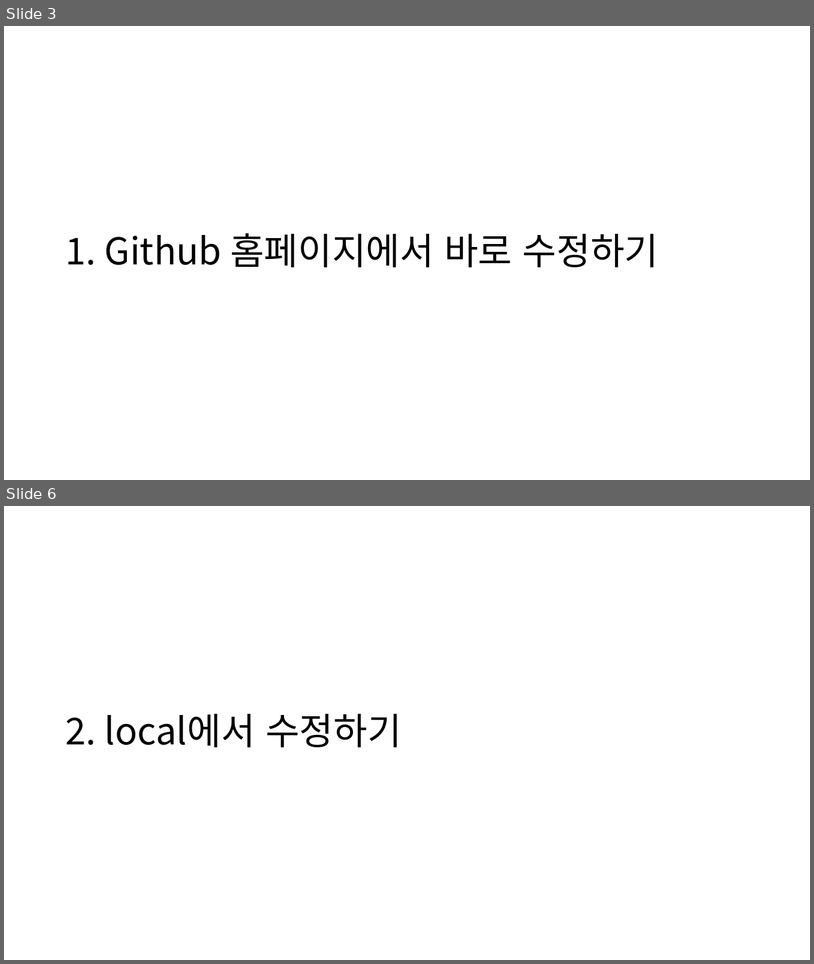
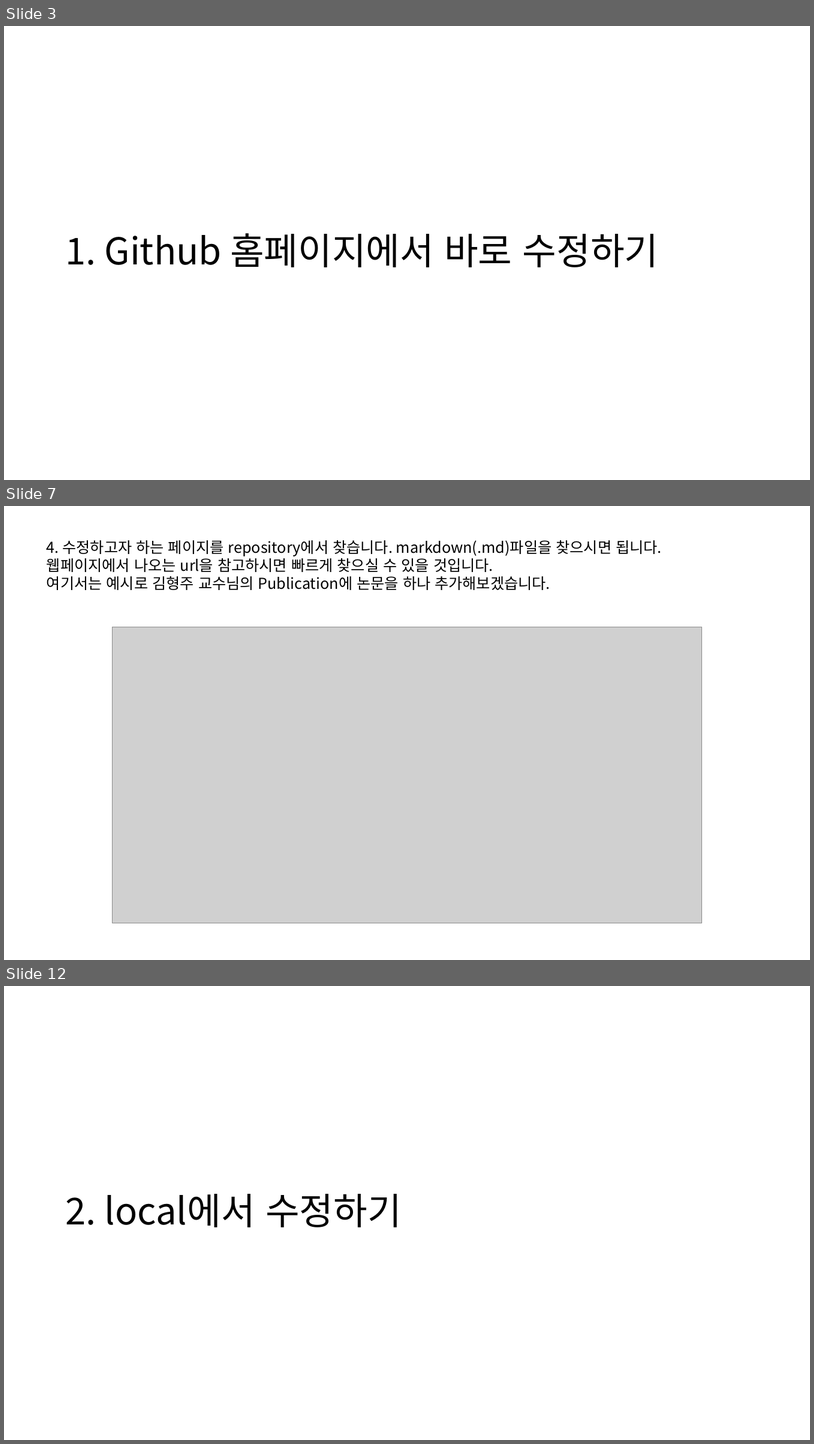
Before and after one commit to SNU-BDA-Lab/SNU-BDA-Lab.github.io, a slide deck: How_To_Use_Github_pages.pptx. Shown one above the other, each under a label of ours: slides 3 and 6 before the commit, slides 3, 7 and 12 after it; the slides between them are not shown. The pictures are 814x964 and 814x1444 pixels, drawn with LibreOffice and Linux fonts; fonts in the diff are those of the drawing; grey boxes stand for pictures. Boxes give left, top, right and bottom in pixels: in the first picture for what was removed or moved away, otherwise in the second. Text is boxed around its words. In the diff, an @@ line names an element or a change of style, - is before the commit and + after.

```diff
--- a/How_To_Use_Github_pages.pptx
+++ b/How_To_Use_Github_pages.pptx
@@ slide 7 added at [4,506,810,960], background #FFFFFF @@
@@ text added at [47,540,662,590], 18 pt, text #000000 @@
+4. 수정하고자 하는 페이지를 repository에서 찾습니다. markdown(.md)파일을 찾으시면 됩니다.
+웹페이지에서 나오는 url을 참고하시면 빠르게 찾으실 수 있을 것입니다.
+여기서는 예시로 김형주 교수님의 Publication에 논문을 하나 추가해보겠습니다.
@@ picture added at [112,627,702,923] @@
@@ what was slide 6 is now slide 12 @@
```
Also in this commit, not shown: 2 slides changed, 6 other slides added, 1 slide removed, 1 other file.
